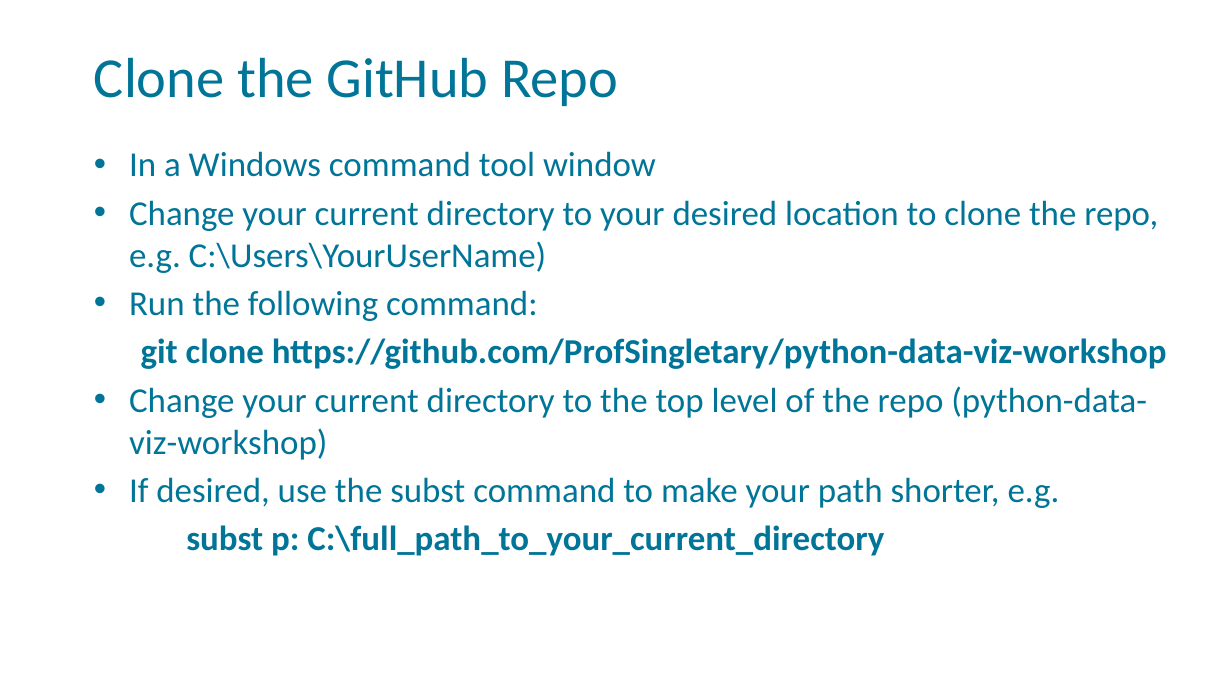
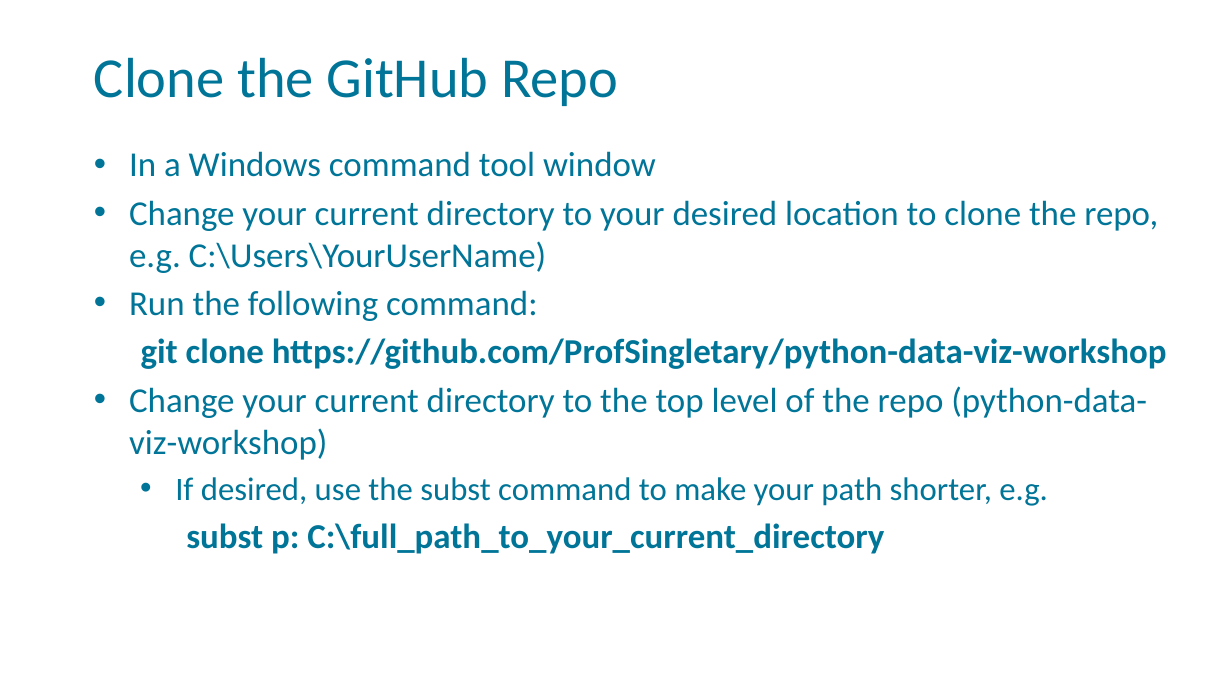
Before and after one commit to ProfSingletary/python-data-viz-workshop, a slide deck: slide 2 of python-dataviz-startup.pptx. Drawn at 1232x693 pixels with LibreOffice and Linux fonts; fonts in the diff are those of the drawing; background and template pictures are left out. Boxes give left, top, right and bottom in pixels: in the first picture for what was removed or moved away, otherwise in the second. Text is boxed around its words. In the diff, an @@ line names an element or a change of style, - is before the commit and + after.

```diff
--- a/python-dataviz-startup.pptx
+++ b/python-dataviz-startup.pptx
@@ text at [175,477,1048,506]: size 27.2 to 25.5 pt in "If desired, use the subst command to ..."; list level 3 to 4 in "If desired, use the subst ..." @@
```
Also in this commit, not shown: 1 other slide changed.
